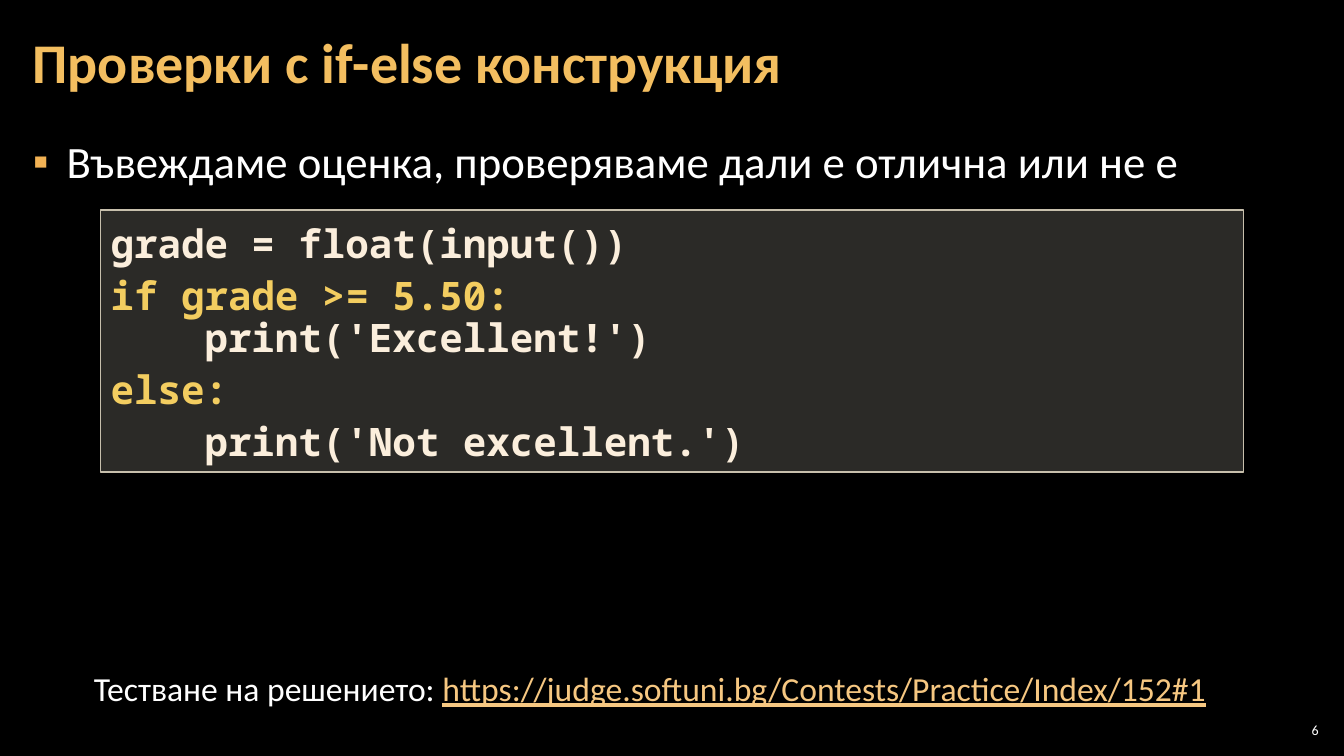
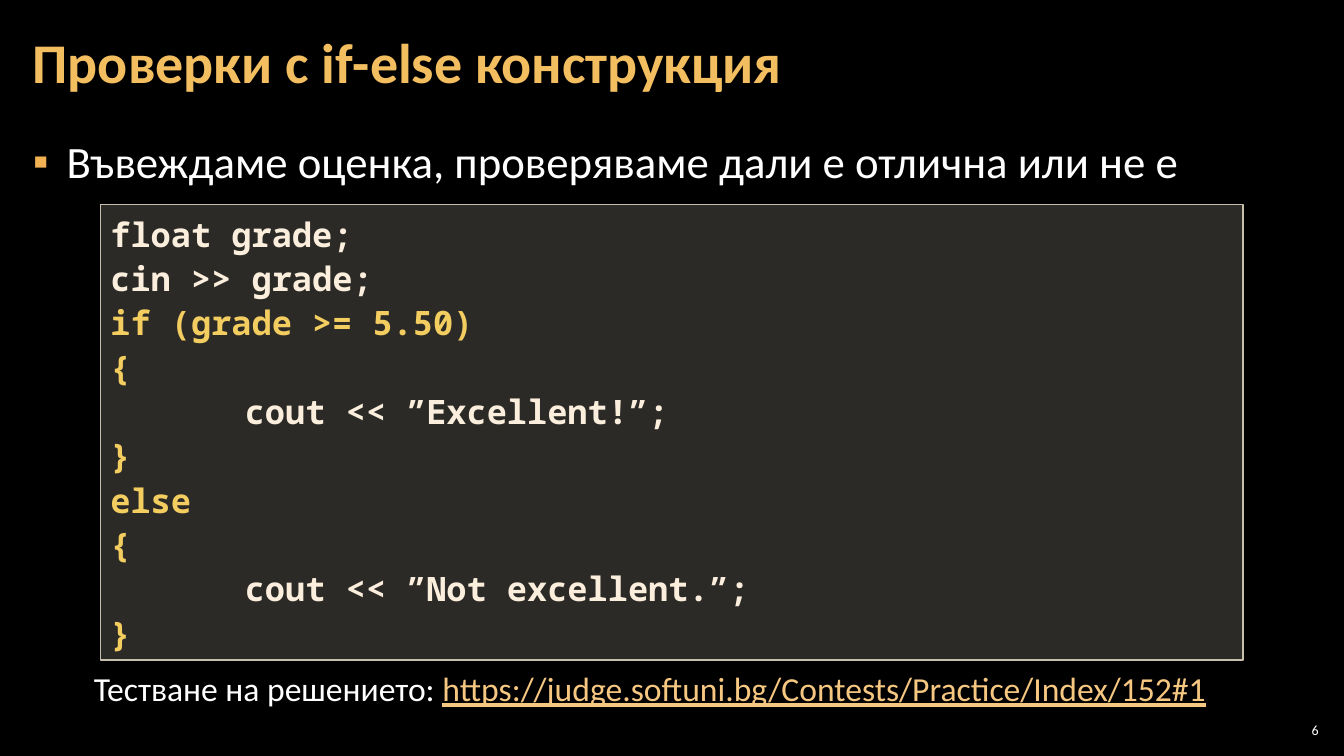
Before and after one commit to Software-University/C-plus-plus, a slide deck: slide 6 of 3. Simple-Conditions/3. Simple-Conditions.pptx. Drawn at 1344x756 pixels with LibreOffice and Linux fonts; fonts in the diff are those of the drawing; background and template pictures are left out. Boxes give left, top, right and bottom in pixels: in the first picture for what was removed or moved away, otherwise in the second. Text is boxed around its words. In the diff, an @@ line names an element or a change of style, - is before the commit and + after.

```diff
--- a/3. Simple-Conditions/3. Simple-Conditions.pptx
+++ b/3. Simple-Conditions/3. Simple-Conditions.pptx
@@ rectangle "float grade;": place and size @@
-rectangle "float grade;" at [101, 210, 1243, 472]
+rectangle "float grade;" at [101, 205, 1243, 660]
@@ text in rectangle at [110, 221, 749, 607]: text changed; size 28 to 24 pt @@
-grade = float(input())
-if grade >= 5.50:
-print('Excellent!')
-else:
-print('Not excellent.')
+float grade;
+cin >> grade;
+if (grade >= 5.50)
+{
+cout << ”Excellent!”;
+}
+else
+{
+cout << ”Not excellent.”;
+}
```
Also in this commit, not shown: 13 other slides changed, 1 other file.
